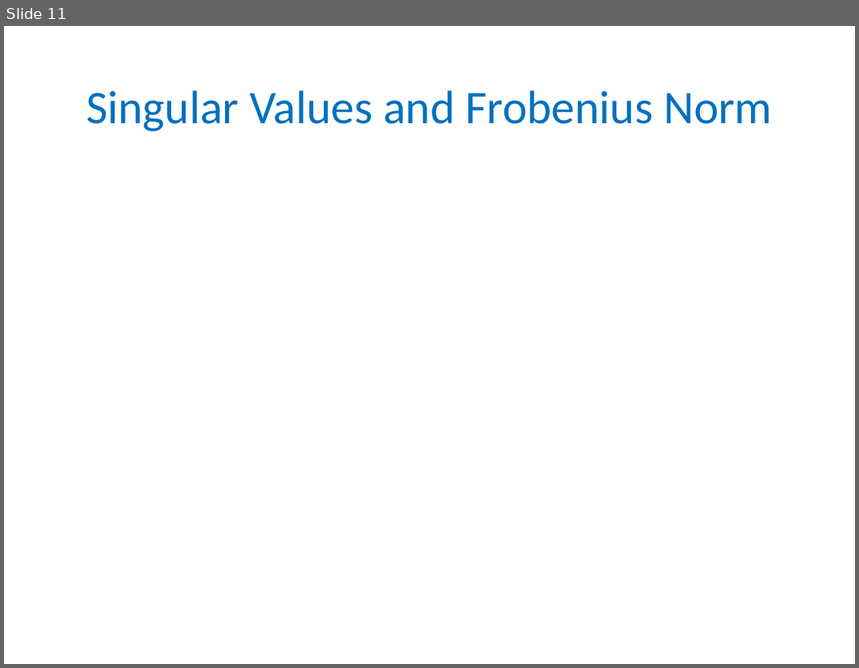
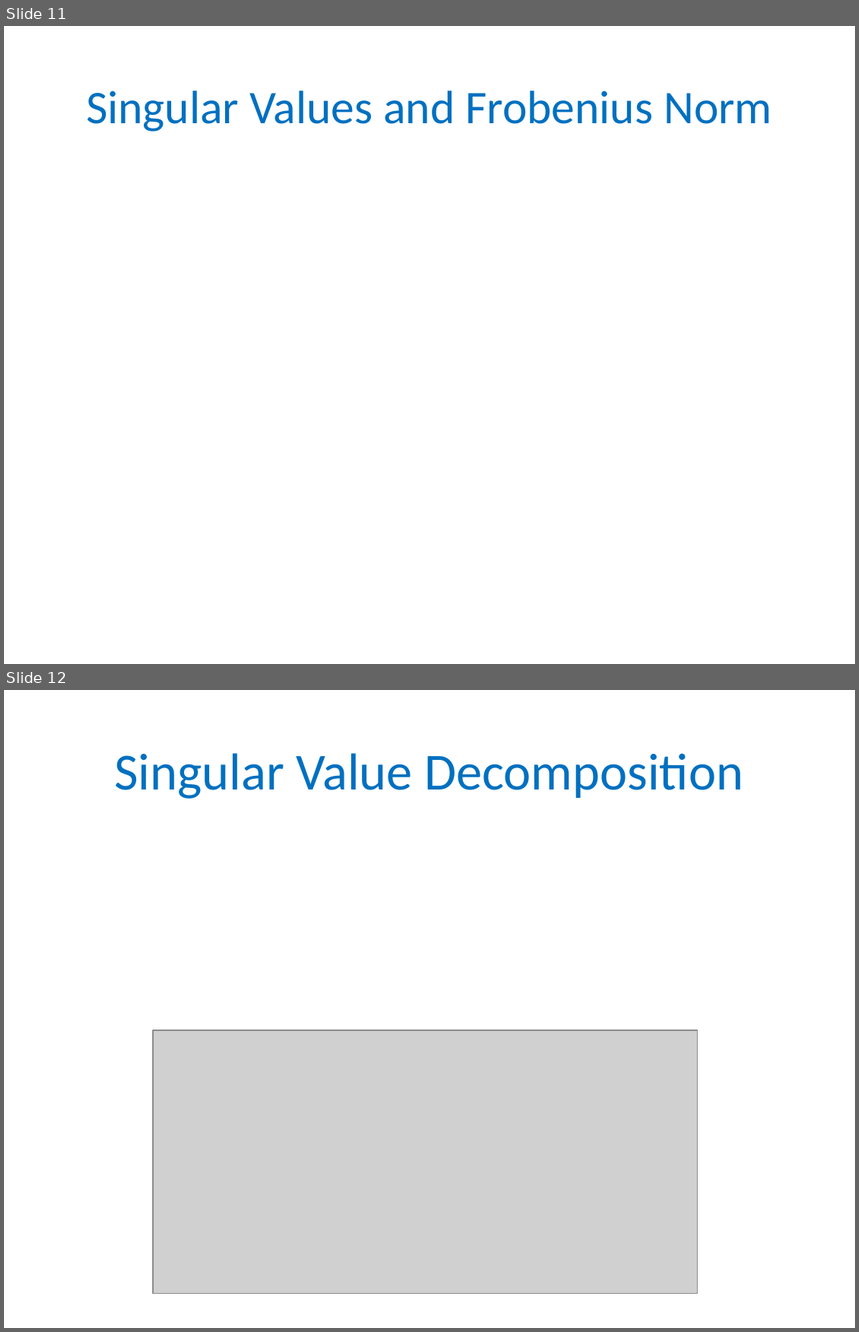
Before and after one commit to gyaroslavtsev/gyaroslavtsev.github.io, a slide deck: b609/lec04.pptx. Shown one above the other, each under a label of ours: slide 11 before the commit, slides 11 and 12 after it. The pictures are 859x668 and 859x1332 pixels, drawn with LibreOffice and Linux fonts; fonts in the diff are those of the drawing; grey boxes stand for pictures. Boxes give left, top, right and bottom in pixels: in the first picture for what was removed or moved away, otherwise in the second. Text is boxed around its words. In the diff, an @@ line names an element or a change of style, - is before the commit and + after.

```diff
--- a/b609/lec04.pptx
+++ b/b609/lec04.pptx
@@ slide 12 added at box(4, 690, 855, 1328), background #FFFFFF @@
@@ title added at box(115, 753, 743, 799), 44 pt, text #0070C0 @@
+Singular Value Decomposition
@@ picture added at box(153, 1030, 698, 1294) @@
```
Also in this commit, not shown: 1 slide changed, 9 other slides added, 4 other files.
